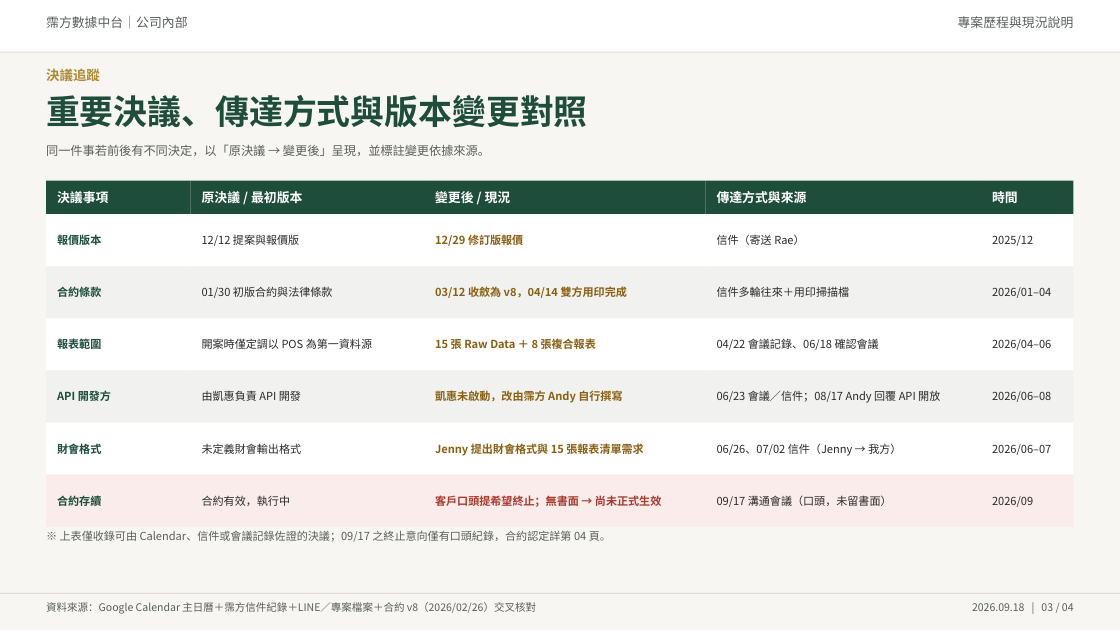
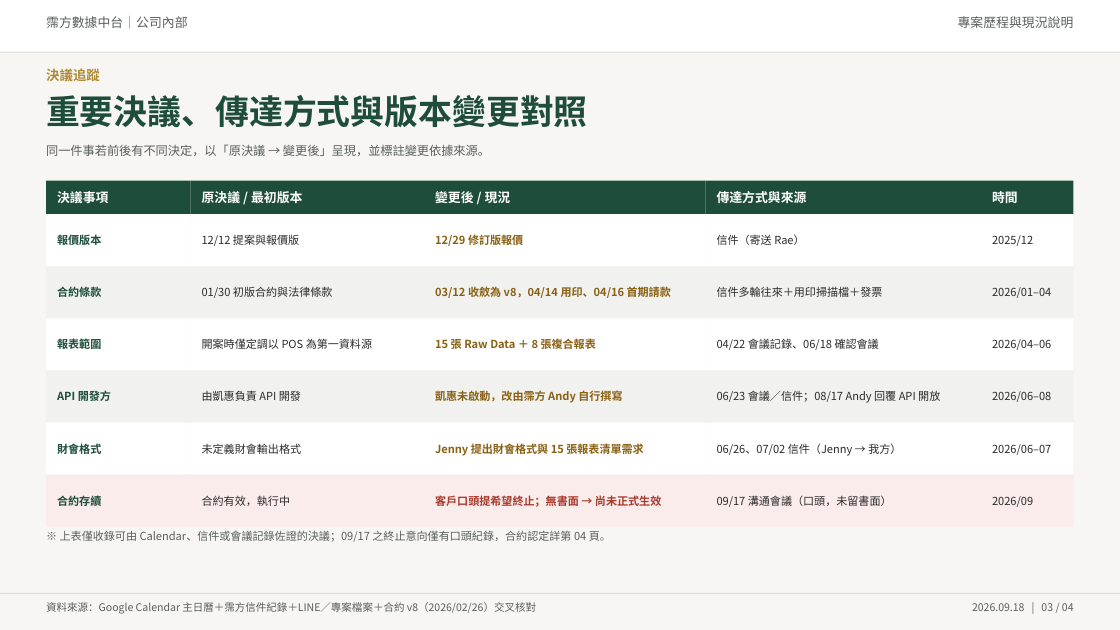
Before and after one commit to shelleychenyi/proposal, a slide deck: slide 3 of 霈方時間軸/霈方數據中台_專案時間軸與決議變更_20260918.pptx. Drawn at 1120x630 pixels with LibreOffice and Linux fonts; fonts in the diff are those of the drawing. Boxes give left, top, right and bottom in pixels: in the first picture for what was removed or moved away, otherwise in the second. Text is boxed around its words. In the diff, an @@ line names an element or a change of style, - is before the commit and + after.

```diff
--- a/霈方時間軸/霈方數據中台_專案時間軸與決議變更_20260918.pptx
+++ b/霈方時間軸/霈方數據中台_專案時間軸與決議變更_20260918.pptx
@@ text in rectangle at box(435, 285, 671, 300): text changed @@
-03/12 收斂為 v8，04/14 雙方用印完成
+03/12 收斂為 v8，04/14 用印、04/16 首期請款
@@ text in rectangle at box(717, 286, 883, 297): text changed @@
-信件多輪往來＋用印掃描檔
+信件多輪往來＋用印掃描檔＋發票
```
Also in this commit, not shown: 3 other slides changed.
